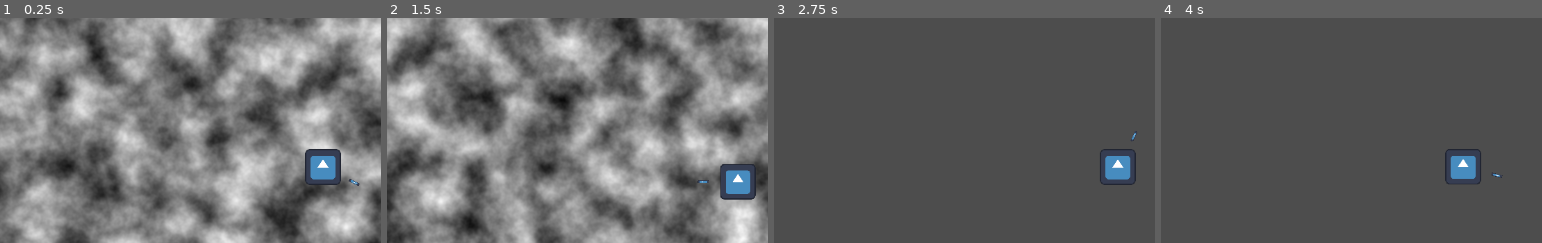
Above: before the commit, frames 1-4 (left to right).
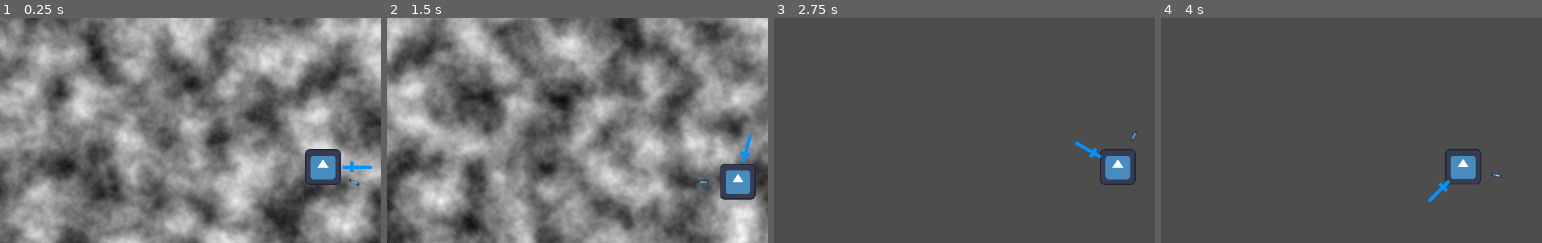
Above: after the commit, the same moments.

Repository: hsandt/boss-rush-jam-2025
Game: Godot game, scene res://scenes/worlds/level.tscn
Same seed, same stepped clock (60 frames per second), same inputs: the game is played once before the commit and once after it. The engine's default icon, where the game draws it, is replaced by a stand-in: a white triangle on a blue panel in a dark square.
Inputs (mouse positions are % of the whole screen's width and height, from its top left):
- Up to frame 1 (0.25 s): no input
- Up to frame 2 (1.5 s): tap Enter at 0.5 s; move the mouse to (75, 45) at 0.52 s; hold D (right) 0.53-1.28 s; right-click (75, 45) at 0.6 s; click (75, 45) at 0.8 s; move the mouse to (31, 55) at 1.27 s; hold S (down) from 1.28 s (still down); click (31, 55) at 1.35 s
- Up to frame 3 (2.75 s): right-click (31, 55) at 1.55 s; move the mouse to (63, 28) at 2.02 s; release S (down) at 2.03 s; hold D (right) from 2.03 s (still down); tap Space (dash) at 2.1 s; click (63, 28) at 2.3 s
- Up to frame 4 (4 s): move the mouse to (47, 70) at 2.77 s; release D (right) at 2.78 s; hold W (up) 2.78-3.53 s; right-click (47, 70) at 2.85 s; move the mouse to (84, 65) at 3.52 s; hold A (left) from 3.53 s (still down); click (84, 65) at 3.6 s
The pictures show only the part of the screen within x 10-60%, y 17-67%; the shares and areas given below are measured in that part.

The runs differ from the first frame. In frame 1, 0.2% of the frame differs, in the area x 89-98%, y 63-69%; in frame 2, 0.2%; in frame 3, 0.2%, in the area x 79-86%, y 54-63%; in frame 4, 0.2%.

Commit message:
[Player] Melee: single player attack gives rotation impulse to sword, followed by friction after tunable "start friction" time
- add placeholder sword sprite under rotating axis, like Shoot
- fix Melee Cancel timer still connected to old Shoot Cooldown callback
- prepare stub for future CW / CCW melee attacks (V and C resp.), but unused (only C for clockwise attack for now)

Diff:
--- a/project.godot
+++ b/project.godot
@@ -61,6 +61,18 @@
 , Object(InputEventKey,"resource_local_to_scene":false,"resource_name":"","device":-1,"window_id":0,"alt_pressed":false …(182 unchanged characters)…
 ]
 }
+melee_accelerate_counterclockwise={
+"deadzone": 0.5,
+"events": [Object(InputEventKey,"resource_local_to_scene":false,"resource_name":"","device":-1,"window_id":0,"alt_pressed":false,"shift_pressed":false,"ctrl_pressed":false,"meta_pressed":false,"pressed":false,"keycode":0,"physical_keycode":67,"key_label":0,"unicode":99,"location":0,"echo":false,"script":null)
+, Object(InputEventMouseButton,"resource_local_to_scene":false,"resource_name":"","device":-1,"window_id":0,"alt_pressed":false,"shift_pressed":false,"ctrl_pressed":false,"meta_pressed":false,"button_mask":8,"position":Vector2(236, 25),"global_position":Vector2(245, 71),"factor":1.0,"button_index":4,"canceled":false,"pressed":true,"double_click":false,"script":null)
+]
+}
+melee_accelerate_clockwise={
+"deadzone": 0.5,
+"events": [Object(InputEventKey,"resource_local_to_scene":false,"resource_name":"","device":-1,"window_id":0,"alt_pressed":false,"shift_pressed":false,"ctrl_pressed":false,"meta_pressed":false,"pressed":false,"keycode":0,"physical_keycode":86,"key_label":0,"unicode":118,"location":0,"echo":false,"script":null)
+, Object(InputEventMouseButton,"resource_local_to_scene":false,"resource_name":"","device":-1,"window_id":0,"alt_pressed":false,"shift_pressed":false,"ctrl_pressed":false,"meta_pressed":false,"button_mask":16,"position":Vector2(293, 18),"global_position":Vector2(302, 64),"factor":1.0,"button_index":5,"canceled":false,"pressed":true,"double_click":false,"script":null)
+]
+}
 dash={
 "deadzone": 0.5,
 "events": [Object(InputEventKey,"resource_local_to_scene":false,"resource_name":"","device":-1,"window_id":0,"alt_press …(191 unchanged characters)…
--- a/scenes/player/player.gd
+++ b/scenes/player/player.gd
@@ -12,7 +12,10 @@
 @export var shoot_cooldown := 0.2
 @export var shoot_kb := 400.0
 @export var melee_attack_damage := 1.0
-@export var melee_cancel_time := 0.5
+@export var melee_cancel_time := 0.1
+@export var melee_start_friction_time := 0.1
+@export_range(0, 360, 0.001, "radians_as_degrees") var melee_friction_deceleration := deg_to_rad(6*360)
+@export_range(0, 360, 0.001, "radians_as_degrees") var melee_attack_initial_rotation_speed := deg_to_rad(2.5*360)
 
 # look direction
 var direction := Vector2.RIGHT
@@ -24,20 +27,26 @@
 var in_control := true
 var is_dashing := false
 
+var melee_rotation_speed := 0.0
+
+@onready var shoot_axis: Node2D = $ShootAxis
+@onready var melee_axis: Node2D = $MeleeAxis
 @onready var dash_for_timer: Timer = $Timers/Dash/For
 @onready var dash_cooldown_timer: Timer = $Timers/Dash/Cooldown
 @onready var shoot_cooldown_timer: Timer = $Timers/Shoot/Cooldown
 @onready var melee_cancel_timer: Timer = $Timers/Melee/Cancel
+@onready var melee_start_friction_timer: Timer = $Timers/Melee/StartFriction
 
 func _ready():
 	dash_for_timer.wait_time = dash_for
 	dash_cooldown_timer.wait_time = dash_cooldown
 	shoot_cooldown_timer.wait_time = shoot_cooldown
 	melee_cancel_timer.wait_time = melee_cancel_time
+	melee_start_friction_timer.wait_time = melee_start_friction_time
 
 func _process(delta):
 	get_input()
-	$axis.rotation = lerp_angle($axis.rotation, direction.angle(), 16.0*delta)
+	shoot_axis.rotation = lerp_angle(shoot_axis.rotation, direction.angle(), 16.0*delta)
 
 func _physics_process(delta):
 
@@ -57,6 +66,8 @@
 		velocity.y = move_toward(velocity.y, 0.0, deceleration*delta)
 
 	move_and_slide()
+
+	update_melee_rotation(delta)
 
 func get_input():
 
@@ -103,6 +114,23 @@
 	print("melee_attack")
 	melee_cancel_timer.start()
 
+	# Default to CW attack
+	# Do not add, directly set to speed to support cancel chain without reaching crazy speeds
+	melee_rotation_speed = melee_attack_initial_rotation_speed
+
+	# in case of cancel chain, stop timer for proper restart
+	if not melee_start_friction_timer.is_stopped():
+		melee_start_friction_timer.stop()
+
+	melee_start_friction_timer.start()
+
+func update_melee_rotation(delta: float):
+	if melee_rotation_speed != 0.0 and melee_start_friction_timer.is_stopped():
+		# apply friction
+		melee_rotation_speed = move_toward(melee_rotation_speed, 0.0, melee_friction_deceleration * delta)
+
+	melee_axis.rotation += melee_rotation_speed * delta
+
 func can_control_move():
 	return not is_dashing
 
--- a/scenes/player/player.tscn
+++ b/scenes/player/player.tscn
@@ -1,7 +1,8 @@
-[gd_scene load_steps=4 format=3 uid="uid://yho78jqdnxmq"]
+[gd_scene load_steps=5 format=3 uid="uid://yho78jqdnxmq"]
 
 [ext_resource type="Texture2D" uid="uid://d11qe1qlxyofx" path="res://icon.svg" id="1_181yo"]
 [ext_resource type="Script" path="res://scenes/player/player.gd" id="1_uugia"]
+[ext_resource type="Texture2D" uid="uid://tqdrnqwsorqe" path="res://graphics/placeholder/sword_placeholder.webp" id="3_nmxpj"]
 
 [sub_resource type="CircleShape2D" id="CircleShape2D_yhcj8"]
 radius = 25.0
@@ -18,13 +19,19 @@
 [node name="CollisionShape2D" type="CollisionShape2D" parent="."]
 shape = SubResource("CircleShape2D_yhcj8")
 
-[node name="axis" type="Node2D" parent="."]
+[node name="ShootAxis" type="Node2D" parent="."]
 
-[node name="Sprite2D" type="Sprite2D" parent="axis"]
+[node name="GunSprite2D" type="Sprite2D" parent="ShootAxis"]
 position = Vector2(50, 0)
 rotation = 1.5708
 scale = Vector2(0.0312501, 0.125)
 texture = ExtResource("1_181yo")
+
+[node name="MeleeAxis" type="Node2D" parent="."]
+
+[node name="SwordSprite2D" type="Sprite2D" parent="MeleeAxis"]
+position = Vector2(50, 0)
+texture = ExtResource("3_nmxpj")
 
 [node name="Timers" type="Node" parent="."]
 
@@ -50,9 +57,12 @@
 wait_time = 0.2
 one_shot = true
 
+[node name="StartFriction" type="Timer" parent="Timers/Melee"]
+wait_time = 0.2
+one_shot = true
+
 [node name="Camera2D" type="Camera2D" parent="."]
 position_smoothing_enabled = true
 position_smoothing_speed = 15.0
 
 [connection signal="timeout" from="Timers/Dash/For" to="." method="_on_dash_for_timeout"]
-[connection signal="timeout" from="Timers/Melee/Cancel" to="." method="_on_shoot_cooldown_timeout"]
Binary file added: graphics/placeholder/sword_placeholder.webp
Not shown, added: graphics/placeholder/sword_placeholder.webp.import
